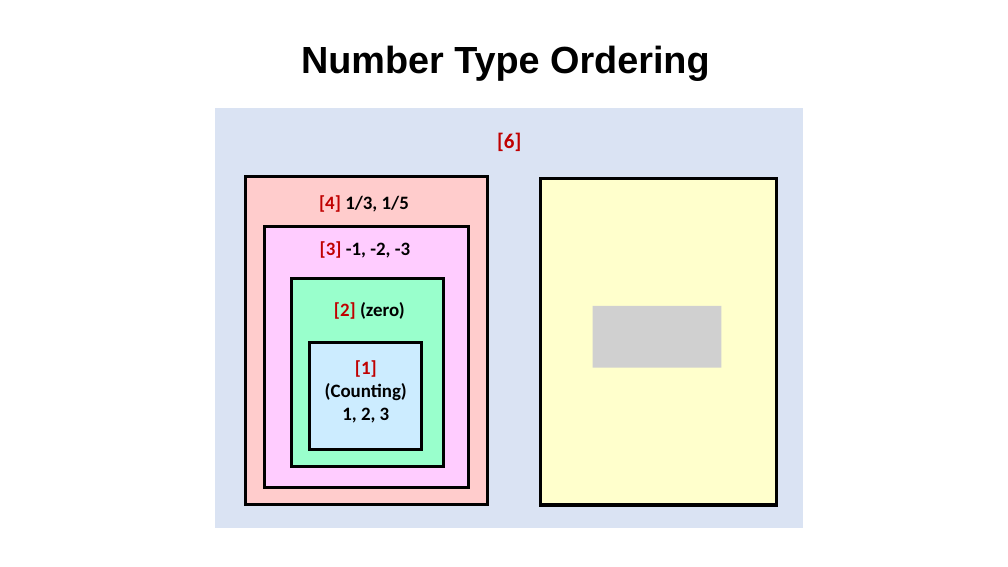
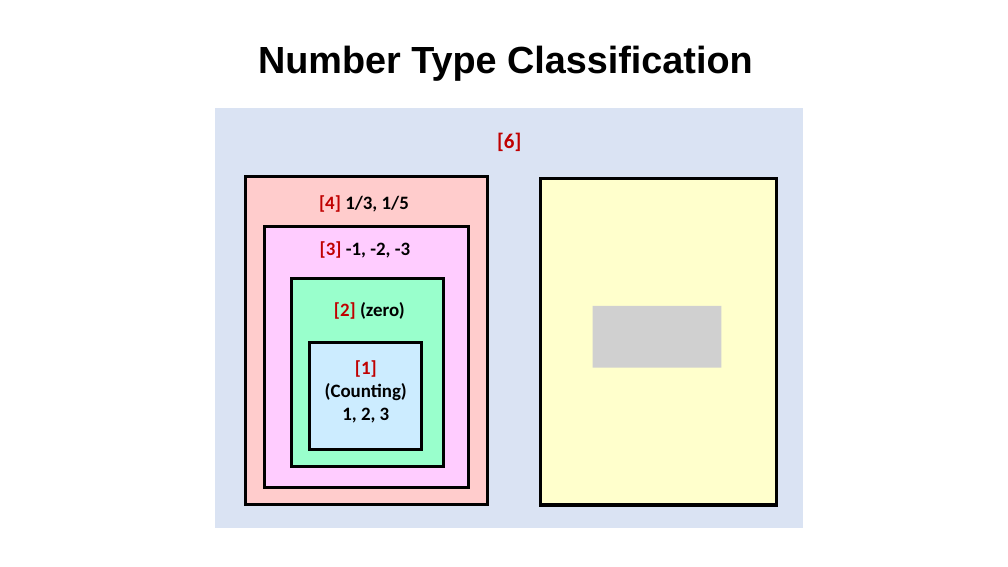
Before and after one commit to valdas1966/myq, a slide deck: slide 8 of Images/Mathematics/Numbers/For Pictures.pptx. Drawn at 1008x567 pixels with LibreOffice and Linux fonts; fonts in the diff are those of the drawing; grey boxes stand for pictures. Boxes give left, top, right and bottom in pixels: in the first picture for what was removed or moved away, otherwise in the second. Text is boxed around its words. In the diff, an @@ line names an element or a change of style, - is before the commit and + after.

```diff
--- a/Images/Mathematics/Numbers/For Pictures.pptx
+++ b/Images/Mathematics/Numbers/For Pictures.pptx
@@ text at box(258, 45, 753, 80): text changed @@
-Number Type Ordering
+Number Type Classification
```
Also in this commit, not shown: 1 slide added, 59 other files.
